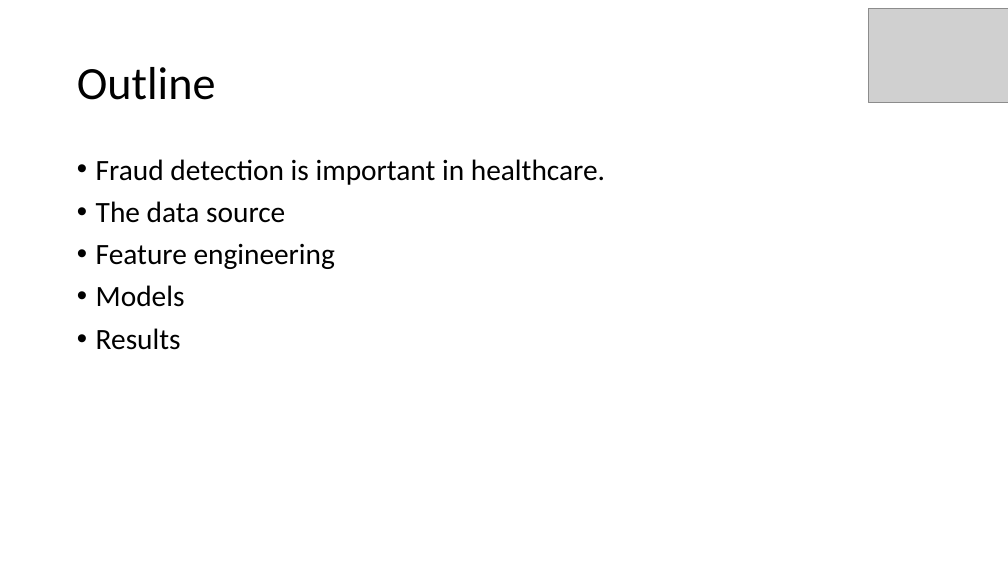
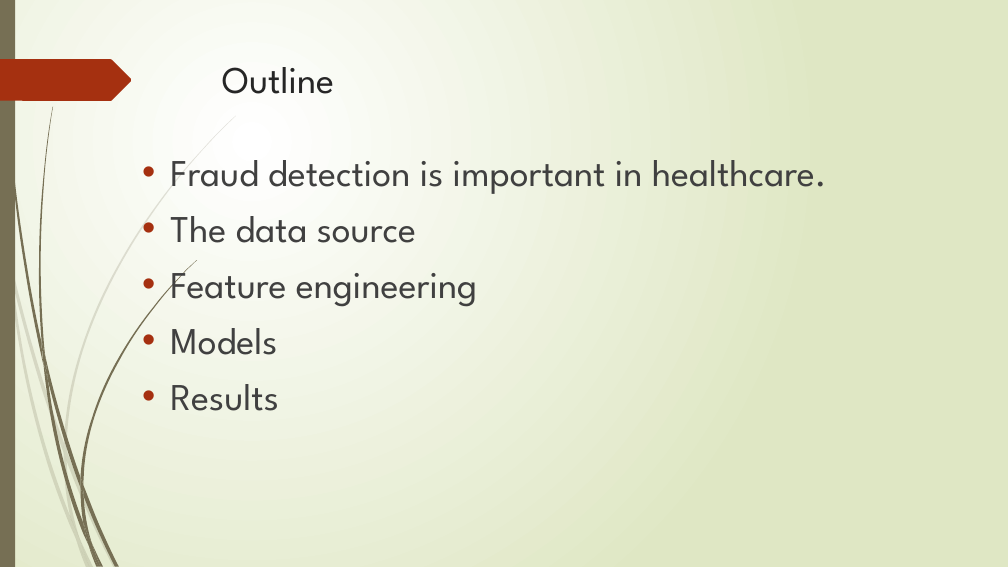
Before and after one commit to maxliu/health_care, a slide deck: slide 2 of Medicare fraud detection by using open source data.pptx. Drawn at 1008x567 pixels with LibreOffice and Linux fonts; fonts in the diff are those of the drawing; grey boxes stand for pictures. Boxes give left, top, right and bottom in pixels: in the first picture for what was removed or moved away, otherwise in the second. Text is boxed around its words. In the diff, an @@ line names an element or a change of style, - is before the commit and + after.

```diff
--- a/Medicare fraud detection by using open source data.pptx
+++ b/Medicare fraud detection by using open source data.pptx
@@ background #FFFFFF to gradient #FFFFFF to #DFE8C4 @@
@@ rectangle added at (0,0,15,567), fill #766F54 @@
@@ picture removed at (869,8,1008,103) @@
@@ freeform shape added at (0,59,132,101), fill #A53010 @@
@@ title "Outline": place and size @@
-title "Outline" at (77,67,216,100)
+title "Outline" at (222,67,334,94)
@@ title "Outline" at (222,67,334,94): size 44 to 36 pt, font Calibri to League Spartan, text colour #000000 to #262626; line spacing 0.9 to 1; vertical alignment middle to top @@
@@ text "Fraud detection is important in ...": place and size @@
-text "Fraud detection is important in ..." at (96,159,605,350)
+text "Fraud detection is important in ..." at (170,160,827,411)
@@ text "Fraud detection is important in ..." at (170,160,827,411): size 28 to 36 pt, font Calibri to League Spartan, text colour #000000 to #404040; indent changed; line spacing 0.9 to 1 @@
@@ group added at (0,116,236,567): 10 freeform shapes @@
@@ group added at (2,0,197,567): 12 freeform shapes @@
```
Also in this commit, not shown: 12 other slides changed, 4 slides added, 4 slides removed.
